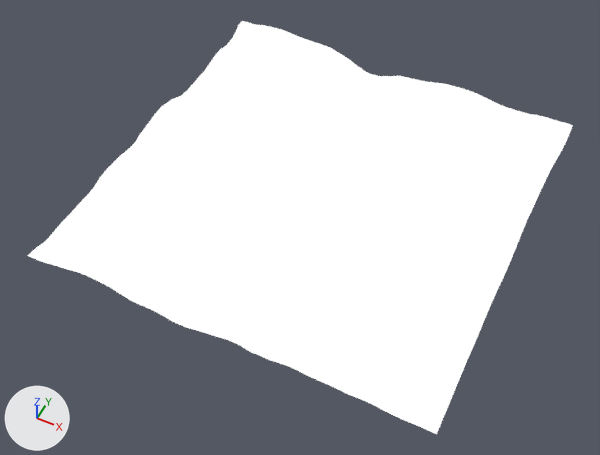
What one commit did to the glTF model Landscape.glb.
Rendered twice from a 50 mm lens placed at (5.07, -10.93, 12.39), pointed at (-0.1, -0.59, -0.53). The lights are fixed; the arrows at lower left show +X, +Y and +Z. Where no turn or scale is listed for an object, it has been applied to the vertices.

Objects in the first picture: 'ALPHS Noise Mountains'.
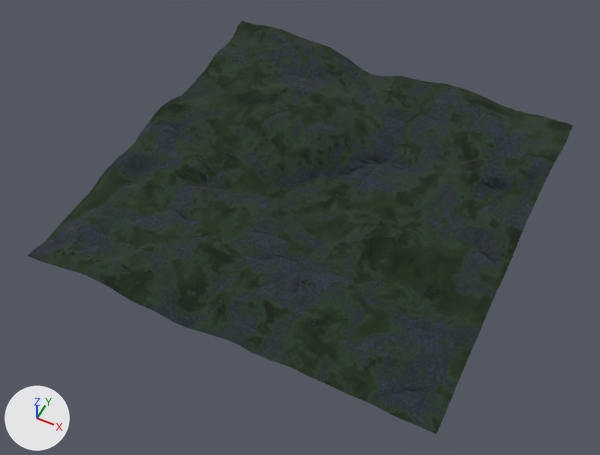
Where the change shows, as pixel boxes [x1, y1, x2, y2] in the pictures (600 x 455 px):
```json
{"object": "ALPHS Noise Mountains", "change": "surface changed", "before": [28, 21, 573, 434], "after": [28, 21, 573, 434]}
```

Edits to the scene script, one JSON object a line:
```json
{"block": "mat_alphs_noise_mountains_001", "where": "n0 = _N.new('ShaderNodeBsdfPrincipled'); n0.name = 'Principled BSDF'"}
{"op": "remove", "block": "mat_alphs_noise_mountains_001", "code": "n0.inputs[28].default_value = 1.0  # 'Emission Strength'"}
```
